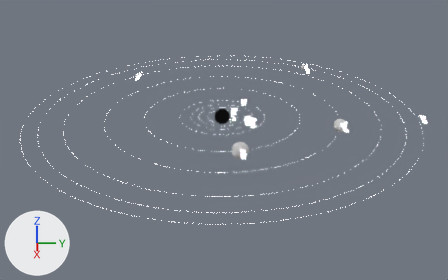
One commit to the Blender file blender/Solar System.blend: the scene before it, then after it.
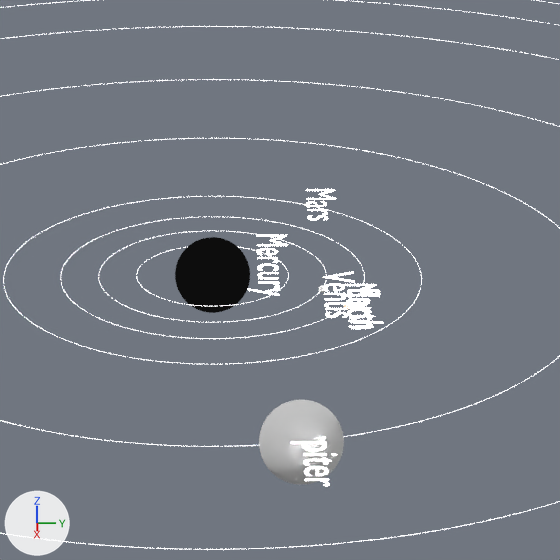
The first picture shows the older version from a camera (50 mm lens) standing at (737.0, 0.0, 322.0) and looking at (13.0, 2.0, -27.0). The close-ups show the older and then the newer version on the part from 40% to 65% of the width and 22% to 62% of the height of that picture. Only the edits that show in the close-ups are written down. Lighting does not change. The marker at lower left points along +X, +Y and +Z.

Objects in the first close-up: 'Earth_Label', 'Jupiter', 'Jupiter_Label', 'Mars_Label', 'Mercury_Label', 'Moon_Label', 'Venus_Label', 'sun' and 8 more.
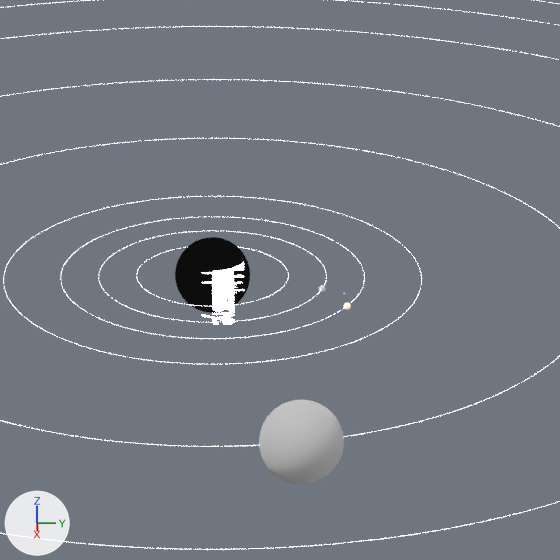
Boxes (x1, y1, x2, y2) around the edits, measured in the close-ups (560 x 560 px):
'Mercury_Label', moved: before (248, 235, 288, 296); after (202, 266, 240, 322)
'Jupiter_Label', moved: before (291, 437, 337, 486); after (202, 269, 242, 308)
'Venus_Label', moved: before (323, 272, 355, 318); after (212, 266, 244, 303)
'Earth_Label', moved: before (348, 290, 383, 329); after (212, 262, 245, 297)
'Mars_Label', moved: before (306, 189, 336, 221); after (213, 273, 234, 294)
'Moon_Label', moved: before (345, 284, 376, 328); after (216, 274, 244, 307)
'Neptune_Label', moved (not visible before): after (202, 269, 244, 325)
'Uranus_Label', moved (not visible before): after (212, 268, 240, 312)
'Saturn_Label', moved (not visible before): after (212, 263, 244, 305)
'Pluto_Label', moved (not visible before): after (212, 264, 244, 296)

What the commit changed:
Object 'Earth_Label' (ob_earth_label) moves from (20.0, 34.6, 5.0) to (0.0, 0.0, 5.0).
Object 'Jupiter_Label' (ob_jupiter_label) moves from (97.8, 20.8, 5.0) to (0.0, 0.0, 5.0).
Object 'Mars_Label' (ob_mars_label) moves from (-48.6, 25.8, 5.0) to (0.0, 0.0, 5.0).
Object 'Mercury_Label' (ob_mercury_label) moves from (-16.2, 11.8, 5.0) to (0.0, 0.0, 5.0).
Object 'Moon_Label' (ob_moon_label) moves from (12.0, 34.2, 3.0) to (0.0, 0.0, 3.0).
Object 'Neptune_Label' (ob_neptune_label) moves from (-191.6, 127.3, 5.0) to (0.0, 0.0, 5.0).
Object 'Pluto_Label' (ob_pluto_label) moves from (9.4, 249.8, 5.0) to (0.0, 0.0, 5.0).
Object 'Saturn_Label' (ob_saturn_label) moves from (28.1, 147.3, 5.0) to (0.0, 0.0, 5.0).
Object 'Uranus_Label' (ob_uranus_label) moves from (-154.1, -127.5, 5.0) to (0.0, 0.0, 5.0).
Object 'Venus_Label' (ob_venus_label) moves from (9.3, 28.5, 5.0) to (0.0, 0.0, 5.0).
